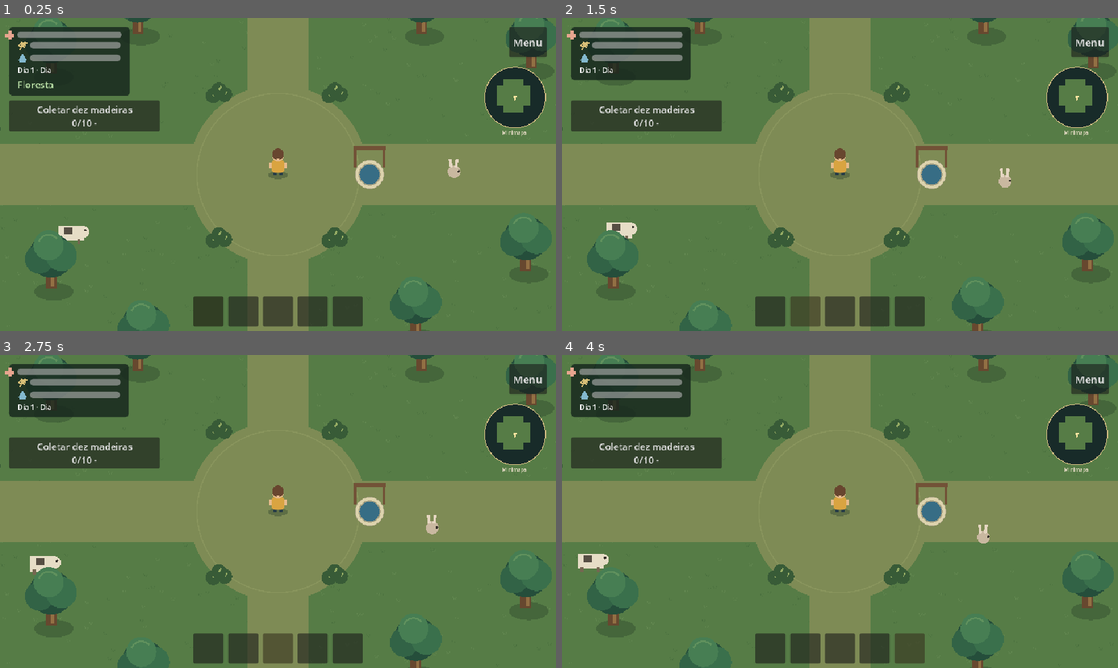
Above: before the commit, frames 1-4 (two rows, left to right).
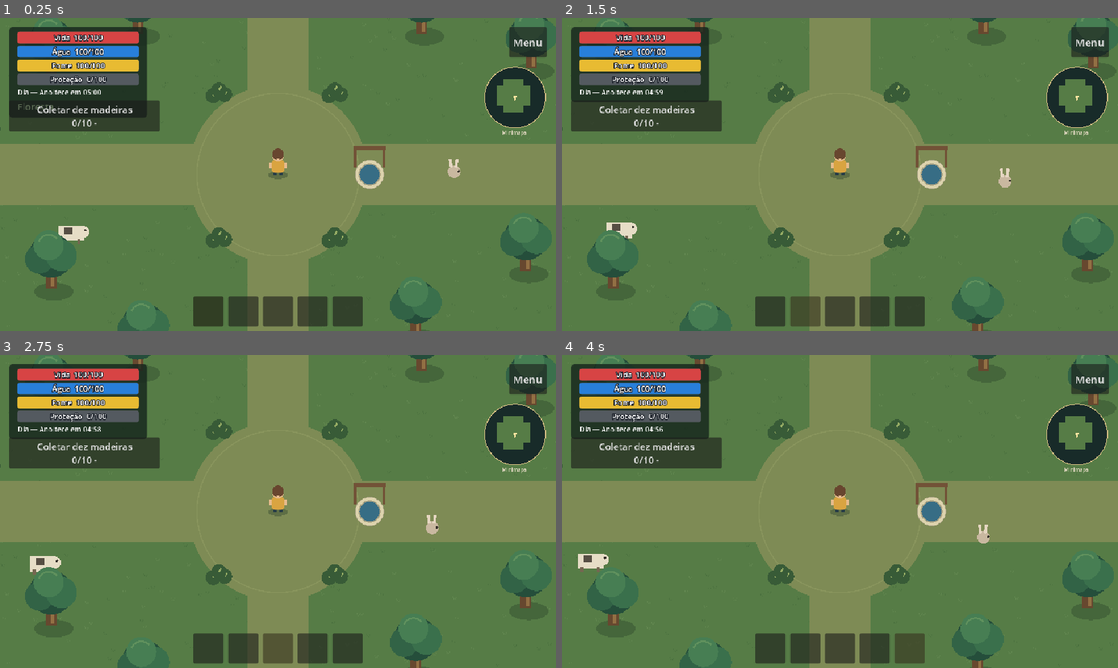
Above: after the commit, the same moments.

Repository: GustavoTc-Web/Tece-Island
Game: Godot game, scene res://scenes/world.tscn
The game is run twice, just before and just after one commit, with the same random seed, the same clock (stepped at 60 frames per second) and the same inputs. This scene is started directly instead of the project's main scene.
Inputs (mouse positions are in pixels of both pictures, inside the frame that each line leads up to):
- Up to frame 1 (0.25 s): no input
- Up to frame 2 (1.5 s): click (773, 312) at 0.52 s; click (806, 312) at 1.27 s
- Up to frame 3 (2.75 s): click (278, 649) at 2.02 s
- Up to frame 4 (4 s): click (873, 649) at 2.77 s; click (906, 649) at 3.52 s

The runs differ from the first frame. In frame 1, 5.6% of the frame differs, in the area x 0-27%, y 2-32%; in frame 2, 5.2%; in frame 3, 5.2%; in frame 4, 5.2%.

Commit message:
feat: survival HUD countdown and authenticated mobile landscape gate

Diff:
--- a/project.godot
+++ b/project.godot
@@ -21,6 +21,7 @@
 FirebaseAuth="*res://scripts/auth/firebase_auth.gd"
 CombatAudio="*res://scripts/combat_audio.gd"
 BrowserPersistence="*res://scripts/browser_persistence.gd"
+OrientationGuard="*res://scripts/orientation_guard.gd"
 
 [display]
 
--- a/scripts/hud.gd
+++ b/scripts/hud.gd
@@ -220,9 +220,10 @@
 		objective_button.add_theme_font_size_override("font_size", int(maxf(16, 13 / MobileInput.css_scale())))
 	if save_button != null:
 		save_button.custom_minimum_size.y = unit if not save_button.disabled else 28
-		save_button.custom_minimum_size.x = minf(440, view.x - 48)
-		save_button.position = Vector2((view.x - save_button.custom_minimum_size.x) / 2, view.y - unit * 3.5 - 24)
-		save_button.add_theme_font_size_override("font_size", int(maxf(16, ceilf(14 / MobileInput.css_scale()))))
+		save_button.custom_minimum_size.x = 210 if not save_button.disabled else 110
+		save_button.size = save_button.custom_minimum_size
+		save_button.position = Vector2(view.x - save_button.size.x - 16, unit + 170)
+		save_button.add_theme_font_size_override("font_size", int(maxf(12, ceilf(11 / MobileInput.css_scale()))))
 		save_notice.hide()
 	for panel in [$InventoryPanel, $Crafting]: _fit_modal(panel)
 	if current_panel != "" and value:
@@ -335,7 +336,7 @@
 	add_child(menu_button)
 	for path in ["Instructions", "HealthLabel", "Counts", "EquipmentKeys"]: get_node("Controls/Rows/" + path).hide()
 	$Controls/Rows/Equipment.hide()
-	$Controls/Rows/Health.custom_minimum_size = Vector2(156, 10)
+	$Controls/Rows/Health.custom_minimum_size = Vector2(210, 20)
 	for path in ["Prompt", "Pickup", "Feedback"]:
 		var label: Label = get_node("Controls/Rows/" + path)
 		label.custom_minimum_size.x = 180
@@ -437,7 +438,7 @@
 	save_button.position = Vector2(240, 16)
 	saved_timer = Timer.new()
 	saved_timer.one_shot = true
-	saved_timer.wait_time = 2.5
+	saved_timer.wait_time = 2.0
 	saved_timer.timeout.connect(func(): if save_button.disabled: save_button.hide())
 	add_child(saved_timer)
 	save_button.hide()
@@ -459,6 +460,7 @@
 	save_button.add_theme_font_size_override("font_size", int(maxf(16, ceilf(14 / MobileInput.css_scale()))) if MobileInput.enabled else 16)
 	save_button.mouse_filter = Control.MOUSE_FILTER_STOP if retry else Control.MOUSE_FILTER_IGNORE
 	save_button.visible = retry or current_panel == "" and not showing_death
+	mobile_layout(MobileInput.enabled)
 	if retry or text.begins_with("Salvando"): saved_timer.stop()
 	else: saved_timer.start()
 	if menu_view != null and current_panel == "menu" and menu_view.area == "data": menu_view.open("data")
@@ -504,9 +506,10 @@
 	poison_status.text = "Veneno · %.1f s" % (ceilf(remaining * 10) / 10)
 	poison_status.visible = remaining > 0
 
-func update_health(current: int, maximum: int) -> void:
+func update_health(current: float, maximum: float) -> void:
 	$Controls/Rows/Health.max_value = maximum
 	$Controls/Rows/Health.value = current
+	_bar_value($Controls/Rows/Health, "Vida", current, maximum)
 	$Controls/Rows/HealthLabel.text = "Vida: %d / %d" % [current, maximum]
 
 
@@ -514,7 +517,9 @@
 	$Controls/Rows/Time.text = "Dia %d · %s" % [day, phase]
 
 func update_clock(day: int, phase: String, remaining: int) -> void:
-	$Controls/Rows/Time.text = "Dia %d · %s" % [day, phase]
+	var night := phase in ["Noite", "Amanhecer"]
+	$Controls/Rows/Time.text = "%s — %s em %02d:%02d" % ["Noite" if night else "Dia", "Amanhece" if night else "Anoitece", maxi(0, remaining) / 60, maxi(0, remaining) % 60]
+	$Controls/Rows/Time.tooltip_text = "Dia %d do mundo" % day
 
 
 func show_death(value: bool) -> void:
@@ -547,35 +552,54 @@
 		show_message(inventory.craft_error(recipe_id))
 
 func _create_needs_ui() -> void:
-	var health_icon := HudSymbol.new()
-	health_icon.tooltip_text = "Vida"
-	$Controls/Rows/Health.add_child(health_icon)
-	health_icon.position = Vector2(-22, -3)
-	for kind in ["Fome", "Sede"]:
-		var row := HBoxContainer.new()
-		row.mouse_filter = Control.MOUSE_FILTER_IGNORE
-		$Controls/Rows.add_child(row)
-		$Controls/Rows.move_child(row, 2 if kind == "Fome" else 3)
-		var icon := HudSymbol.new()
-		icon.kind = "food" if kind == "Fome" else "water"
-		icon.tooltip_text = kind
-		row.add_child(icon)
+	_style_bar($Controls/Rows/Health, Color("d74444"))
+	_bar_value($Controls/Rows/Health, "Vida", 100, 100)
+	for kind in ["Sede", "Fome", "Proteção"]:
 		var bar := ProgressBar.new()
-		bar.custom_minimum_size = Vector2(156, 12)
+		bar.custom_minimum_size = Vector2(210, 20)
 		bar.size_flags_vertical = Control.SIZE_SHRINK_CENTER
 		bar.mouse_filter = Control.MOUSE_FILTER_IGNORE
 		bar.show_percentage = false
-		bar.value = 100
-		row.add_child(bar)
+		bar.value = 0 if kind == "Proteção" else 100
+		$Controls/Rows.add_child(bar)
+		$Controls/Rows.move_child(bar, 2 + ["Sede", "Fome", "Proteção"].find(kind))
+		_style_bar(bar, {"Sede": Color("287fda"), "Fome": Color("e8bb32"), "Proteção": Color("9864ce")}[kind])
+		_bar_value(bar, "Água" if kind == "Sede" else kind, bar.value, 100)
 		needs_bars[kind] = bar
 	$Controls/Rows.move_child($Controls/Rows/Health, 1)
+
+func _style_bar(bar: ProgressBar, color: Color) -> void:
+	for type in ["background", "fill"]:
+		var style := StyleBoxFlat.new()
+		style.bg_color = Color("545a60") if type == "background" else color
+		style.set_corner_radius_all(4)
+		bar.add_theme_stylebox_override(type, style)
+	var label := Label.new()
+	label.name = "Value"
+	label.set_anchors_and_offsets_preset(Control.PRESET_FULL_RECT)
+	label.horizontal_alignment = HORIZONTAL_ALIGNMENT_CENTER
+	label.vertical_alignment = VERTICAL_ALIGNMENT_CENTER
+	label.add_theme_font_size_override("font_size", 13)
+	label.add_theme_color_override("font_color", Color.WHITE)
+	label.add_theme_color_override("font_outline_color", Color("161b24"))
+	label.add_theme_constant_override("outline_size", 5)
+	label.mouse_filter = Control.MOUSE_FILTER_IGNORE
+	bar.add_child(label)
+
+func _bar_value(bar: ProgressBar, title: String, value: float, maximum: float) -> void:
+	if bar.has_node("Value"): bar.get_node("Value").text = "%s  %d/%d" % [title, ceili(value), int(maximum)]
+
+func update_protection(value: float) -> void:
+	if not needs_bars.has("Proteção"): return
+	needs_bars["Proteção"].value = value
+	_bar_value(needs_bars["Proteção"], "Proteção", value, 100)
 
 func update_needs(hunger: float, thirst: float) -> void:
 	if needs_bars.is_empty(): return
 	needs_bars.Fome.value = hunger
 	needs_bars.Sede.value = thirst
-	needs_bars.Fome.modulate = Color("f0a163") if hunger <= 25 else Color.WHITE
-	needs_bars.Sede.modulate = Color("f0a163") if thirst <= 25 else Color.WHITE
+	_bar_value(needs_bars.Fome, "Fome", hunger, 100)
+	_bar_value(needs_bars.Sede, "Água", thirst, 100)
 
 func _create_well_ui() -> void:
 	var panel := PanelContainer.new()
--- a/scripts/mobile_input.gd
+++ b/scripts/mobile_input.gd
@@ -42,6 +42,13 @@
 
 # Only UI touches are bridged to buttons. Joystick fingers never generate mouse input.
 func _input(event: InputEvent) -> void:
+	if OrientationGuard.blocked:
+		if event is InputEventScreenTouch and event.pressed or event is InputEventMouseButton and event.pressed:
+			var point: Vector2 = event.position
+			var control := button_at(OrientationGuard.notice, point)
+			if control is Button: control.pressed.emit()
+		get_viewport().set_input_as_handled()
+		return
 	if enabled and is_instance_valid(overlay) and event is InputEventMouseButton and event.button_index == MOUSE_BUTTON_LEFT:
 		if overlay.mouse_touch(event):
 			get_viewport().set_input_as_handled()
--- a/scripts/network/session.gd
+++ b/scripts/network/session.gd
@@ -16,6 +16,7 @@
 
 func _ready() -> void:
 	process_mode = Node.PROCESS_MODE_ALWAYS
+	OrientationGuard.blocked_changed.connect(_orientation_changed)
 	multiplayer.connected_to_server.connect(_connected)
 	multiplayer.connection_failed.connect(func(): return_to_menu("Falha na conexão. Confira endereço, porta e se a partida está disponível."))
 	multiplayer.server_disconnected.connect(func(): return_to_menu("O anfitrião encerrou a partida ou a conexão foi perdida."))
@@ -32,6 +33,7 @@
 	elif is_instance_valid(menu): menu.show_status(text)
 
 func show_auth(message: String = "", save_current: bool = true) -> void:
+	OrientationGuard.set_authenticated(false)
 	reset_network()
 	await clear_scene(save_current)
 	auth_screen = AUTH.instantiate()
@@ -51,6 +53,7 @@
 		return
 	menu = MENU.instantiate()
 	add_child(menu)
+	OrientationGuard.set_authenticated(true)
 	menu.solo_requested.connect(start_solo)
 	menu.host_requested.connect(host_game)
 	menu.join_requested.connect(join_game)
@@ -148,6 +151,7 @@
 	transition_panel = ""
 
 func start_solo() -> void:
+	if OrientationGuard.blocked: return
 	if transitioning or is_instance_valid(game): return
 	if not FirebaseAuth.can_play():
 		show_auth("Entre com uma conta confirmada para jogar.")
@@ -274,6 +278,15 @@
 		if connection_time >= connection_timeout:
 			return_to_menu("Conexão não concluída: servidor indisponível, partida cheia ou porta bloqueada.")
 
+func _orientation_changed(value: bool) -> void:
+	if not is_instance_valid(game): return
+	MobileInput.reset()
+	if game.has_method("_on_panel_toggled"):
+		game._on_panel_toggled(game.get_node("HUD").current_panel != "")
+	elif game.has_node("HUD"):
+		var hud: CanvasLayer = game.get_node("HUD")
+		if value: hud.set_panel("menu")
+
 func add_exit_button(text: String) -> void:
 	game.get_node("HUD").menu_view.leave_action = leave_game
 
--- /dev/null
+++ b/scripts/orientation_guard.gd
@@ -0,0 +1,69 @@
+extends Node
+
+signal blocked_changed(value: bool)
+var authenticated := false
+var blocked := false
+var layer: CanvasLayer
+var notice: Control
+var message: Label
+
+func _ready() -> void:
+	process_mode = Node.PROCESS_MODE_ALWAYS
+	layer = CanvasLayer.new()
+	layer.layer = 100
+	add_child(layer)
+	notice = ColorRect.new()
+	notice.color = Color("142b24")
+	notice.set_anchors_and_offsets_preset(Control.PRESET_FULL_RECT)
+	layer.add_child(notice)
+	var center := CenterContainer.new()
+	center.set_anchors_and_offsets_preset(Control.PRESET_FULL_RECT)
+	notice.add_child(center)
+	var rows := VBoxContainer.new()
+	rows.add_theme_constant_override("separation", 20)
+	center.add_child(rows)
+	message = Label.new()
+	message.text = "↻\nGire o celular para jogar.\nUse a posição horizontal para visualizar melhor o mundo e os controles."
+	message.horizontal_alignment = HORIZONTAL_ALIGNMENT_CENTER
+	message.autowrap_mode = TextServer.AUTOWRAP_WORD_SMART
+	message.custom_minimum_size.x = 340
+	message.add_theme_font_size_override("font_size", 24)
+	rows.add_child(message)
+	var fullscreen := Button.new()
+	fullscreen.text = "Tela cheia e girar"
+	fullscreen.custom_minimum_size.y = 64
+	fullscreen.pressed.connect(request_landscape)
+	rows.add_child(fullscreen)
+	notice.hide()
+
+func mobile() -> bool:
+	return bool(JavaScriptBridge.eval("navigator.maxTouchPoints > 0")) if OS.has_feature("web") else OS.has_feature("mobile")
+
+func set_authenticated(value: bool) -> void:
+	authenticated = value
+	refresh()
+
+func _process(_delta: float) -> void:
+	refresh()
+
+func refresh() -> void:
+	var size := Vector2(DisplayServer.window_get_size())
+	if OS.has_feature("web"):
+		size = Vector2(float(JavaScriptBridge.eval("innerWidth")), float(JavaScriptBridge.eval("innerHeight")))
+	var next := authenticated and mobile() and size.y > size.x
+	if next != blocked:
+		blocked = next
+		MobileInput.reset()
+		blocked_changed.emit(blocked)
+	notice.visible = blocked
+	message.custom_minimum_size.x = minf(500, get_viewport().get_visible_rect().size.x - 48)
+
+func _input(event: InputEvent) -> void:
+	if blocked and not (event is InputEventScreenTouch or event is InputEventScreenDrag or event is InputEventMouse):
+		get_viewport().set_input_as_handled()
+
+func request_landscape() -> void:
+	if OS.has_feature("web"):
+		JavaScriptBridge.eval("window.tcRequestLandscape && window.tcRequestLandscape()")
+	else:
+		DisplayServer.screen_set_orientation(DisplayServer.SCREEN_LANDSCAPE)
--- a/scripts/progress_controller.gd
+++ b/scripts/progress_controller.gd
@@ -34,7 +34,7 @@
 	last_write = Time.get_ticks_msec()
 	if last_ok:
 		dirty = revision != captured_revision
-		world.get_node("HUD").show_save_state("Progresso salvo.", false)
+		world.get_node("HUD").show_save_state("Salvo", false)
 	else:
 		# Keep the snapshot dirty, but retry only on user request or a later change.
 		dirty = true
--- a/scripts/world.gd
+++ b/scripts/world.gd
@@ -242,7 +242,7 @@
 func _on_panel_toggled(open: bool) -> void:
 	if open and $Structures.active:
 		$Structures.cancel()
-	var stopped: bool = open or $WorldObjects/Player.dead
+	var stopped: bool = open or $WorldObjects/Player.dead or OrientationGuard.blocked
 	$WorldObjects/Player.controls_blocked = stopped
 	$WorldObjects/Player/Interaction.set_blocked(stopped)
 	# HUD usa Always; o restante herda a pausa e congela relógios e física.
Not shown, added: scripts/orientation_guard.gd.uid
Not shown, changed: web/shell.html
